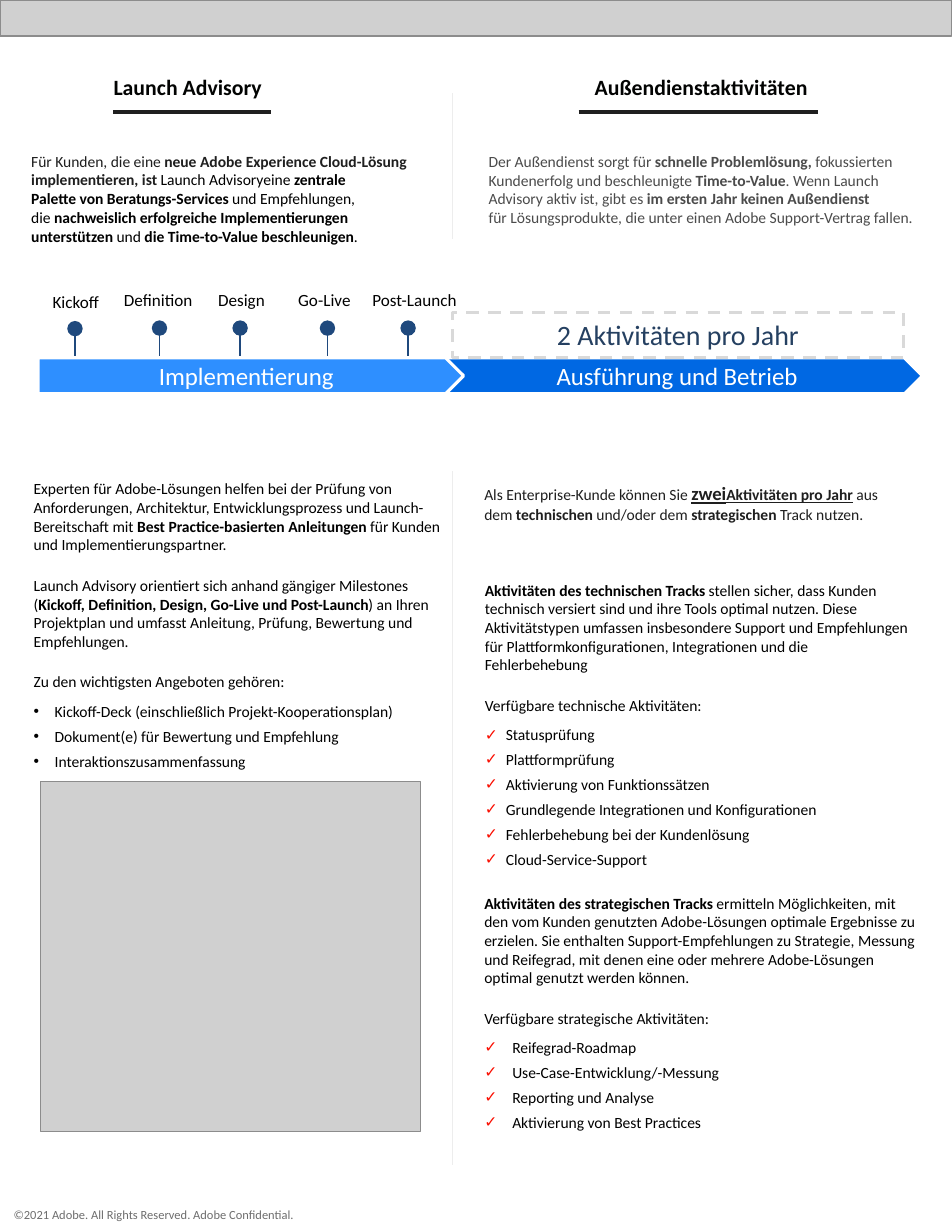
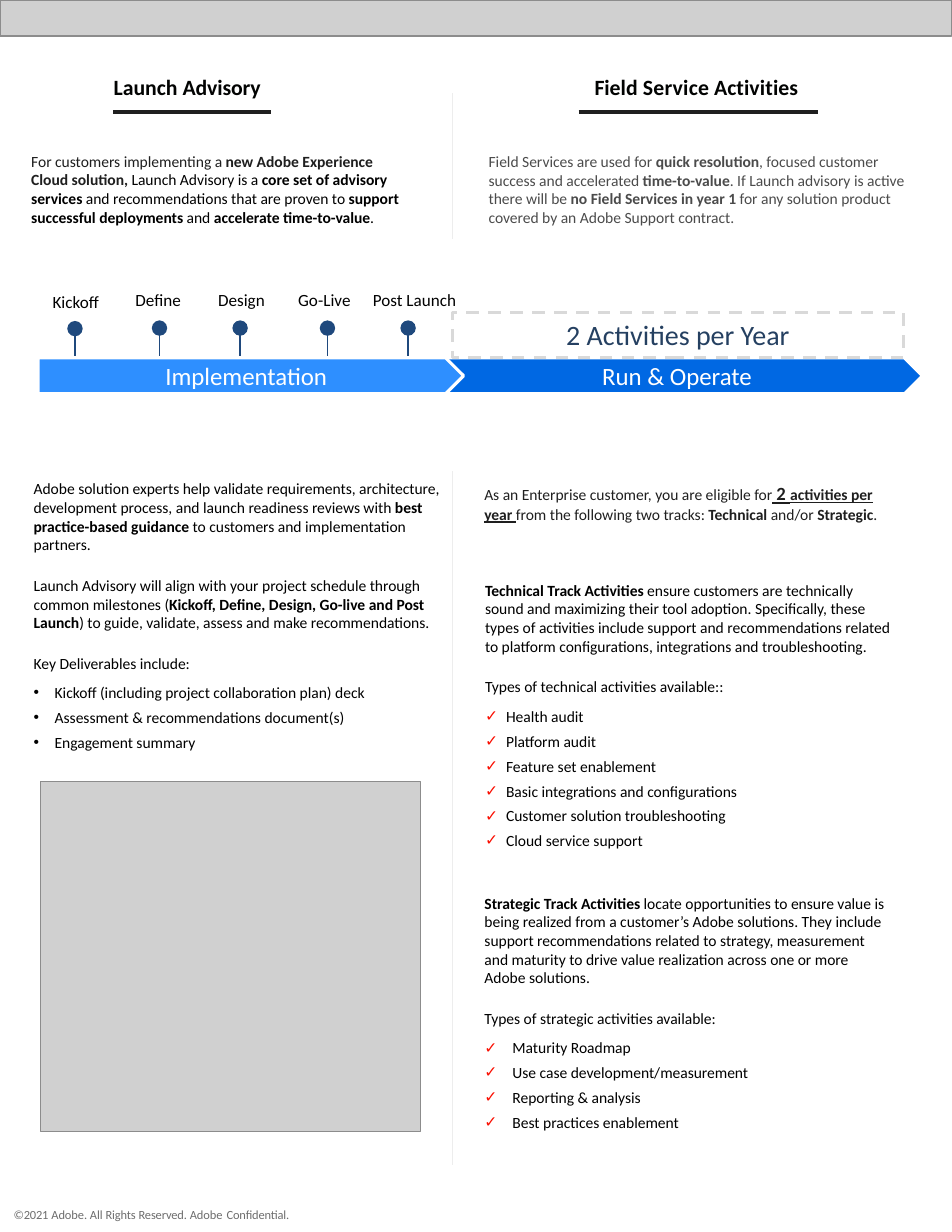
Before and after one commit to AdobeDocs/support-resources.de-DE, a slide deck: slide 3 of help/data-sheets/assets/EnterpriseSupportDatasheet.pptx. Drawn at 952x1232 pixels with LibreOffice and Linux fonts; fonts in the diff are those of the drawing; grey boxes stand for pictures. Boxes give left, top, right and bottom in pixels: in the first picture for what was removed or moved away, otherwise in the second. Text is boxed around its words. In the diff, an @@ line names an element or a change of style, - is before the commit and + after.

```diff
--- a/help/data-sheets/assets/EnterpriseSupportDatasheet.pptx
+++ b/help/data-sheets/assets/EnterpriseSupportDatasheet.pptx
@@ text at (x1=595, y1=79, x2=798, y2=95): text changed @@
-Außendienstaktivitäten
+Field Service Activities
@@ text at (x1=31, y1=156, x2=399, y2=226): text changed @@
-Für Kunden, die eine neue Adobe Experience Cloud-Lösung implementieren, ist Launch Advisoryeine zentrale
-Palette von Beratungs-Services und Empfehlungen,
-die nachweislich erfolgreiche Implementierungen unterstützen und die Time-to-Value beschleunigen.
+For customers implementing a new Adobe Experience Cloud solution, Launch Advisory is a core set of advisory services and recommendations that are proven to support successful deployments and accelerate time-to-value.
@@ text at (x1=489, y1=156, x2=904, y2=226): text changed @@
-Der Außendienst sorgt für schnelle Problemlösung, fokussierten Kundenerfolg und beschleunigte Time-to-Value. Wenn Launch Advisory aktiv ist, gibt es im ersten Jahr keinen Außendienst
-für Lösungsprodukte, die unter einen Adobe Support-Vertrag fallen.
+Field Services are used for quick resolution, focused customer success and accelerated time-to-value. If Launch advisory is active there will be no Field Services in year 1 for any solution product covered by an Adobe Support contract.
@@ text at (x1=135, y1=294, x2=180, y2=306): text changed @@
-Definition
+Define
@@ text at (x1=373, y1=294, x2=456, y2=306): text changed @@
-Post-Launch
+Post Launch
@@ text in rectangle at (x1=566, y1=325, x2=790, y2=350): text changed @@
-2 Aktivitäten pro Jahr
+2 Activities per Year
@@ text in pentagon arrow at (x1=165, y1=367, x2=327, y2=389): text changed @@
-Implementierung
+Implementation
@@ text in pentagon arrow at (x1=602, y1=369, x2=752, y2=389): text changed @@
-Ausführung und Betrieb
+Run & Operate
@@ text at (x1=34, y1=483, x2=439, y2=751): text changed @@
-Experten für Adobe-Lösungen helfen bei der Prüfung von Anforderungen, Architektur, Entwicklungsprozess und Launch-Bereitschaft mit Best Practice-basierten Anleitungen für Kunden und Implementierungspartner.
-Launch Advisory orientiert sich anhand gängiger Milestones (Kickoff, Definition, Design, Go-Live und Post-Launch) an Ihren Projektplan und umfasst Anleitung, Prüfung, Bewertung und Empfehlungen.
-Zu den wichtigsten Angeboten gehören:
-• Kickoff-Deck (einschließlich Projekt-Kooperationsplan)
-• Dokument(e) für Bewertung und Empfehlung
-• Interaktionszusammenfassung
+Adobe solution experts help validate requirements, architecture, development process, and launch readiness reviews with best practice-based guidance to customers and implementation partners.
+Launch Advisory will align with your project schedule through common milestones (Kickoff, Define, Design, Go-live and Post Launch) to guide, validate, assess and make recommendations.
+Key Deliverables include:
+• Kickoff (including project collaboration plan) deck
+• Assessment & recommendations document(s)
+• Engagement summary
@@ text at (x1=484, y1=488, x2=877, y2=523): text changed @@
-Als Enterprise-Kunde können Sie zweiAktivitäten pro Jahr aus dem technischen und/oder dem strategischen Track nutzen.
+As an Enterprise customer, you are eligible for 2 activities per year from the following two tracks: Technical and/or Strategic.
@@ text at (x1=485, y1=585, x2=890, y2=849): text changed @@
-Aktivitäten des technischen Tracks stellen sicher, dass Kunden technisch versiert sind und ihre Tools optimal nutzen. Diese Aktivitätstypen umfassen insbesondere Support und Empfehlungen für Plattformkonfigurationen, Integrationen und die Fehlerbehebung
-Verfügbare technische Aktivitäten:
-✓ Statusprüfung
-✓ Plattformprüfung
-✓ Aktivierung von Funktionssätzen
-✓ Grundlegende Integrationen und Konfigurationen
-✓ Fehlerbehebung bei der Kundenlösung
-✓ Cloud-Service-Support
+Technical Track Activities ensure customers are technically sound and maximizing their tool adoption. Specifically, these types of activities include support and recommendations related to platform configurations, integrations and troubleshooting.
+Types of technical activities available::
+✓ Health audit
+✓ Platform audit
+✓ Feature set enablement
+✓ Basic integrations and configurations
+✓ Customer solution troubleshooting
+✓ Cloud service support
@@ text at (x1=484, y1=898, x2=885, y2=1131): text changed @@
-Aktivitäten des strategischen Tracks ermitteln Möglichkeiten, mit den vom Kunden genutzten Adobe-Lösungen optimale Ergebnisse zu erzielen. Sie enthalten Support-Empfehlungen zu Strategie, Messung und Reifegrad, mit denen eine oder mehrere Adobe-Lösungen optimal genutzt werden können.
-Verfügbare strategische Aktivitäten:
-✓ Reifegrad-Roadmap
-✓ Use-Case-Entwicklung/-Messung
-✓ Reporting und Analyse
-✓ Aktivierung von Best Practices
+Strategic Track Activities locate opportunities to ensure value is being realized from a customer’s Adobe solutions. They include support recommendations related to strategy, measurement and maturity to drive value realization across one or more Adobe solutions.
+Types of strategic activities available:
+✓ Maturity Roadmap
+✓ Use case development/measurement
+✓ Reporting & analysis
+✓ Best practices enablement
@@ text "©2021 Adobe. All Rights Reserved. ..." at (x1=14, y1=1210, x2=290, y2=1221): letter spacing 0 to -0.1 pt @@
```
Also in this commit, not shown: 3 other slides changed, 7 other files.
